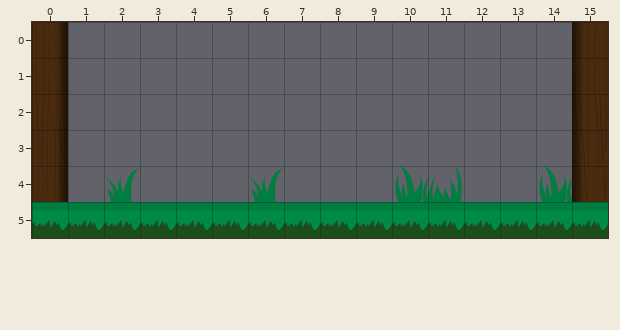
Tiled map, stored at 2.tmx. Above, as it was before the edit.
Cells are 128x128 px. Shown: x 0..15, y 0..5.
The same view after the edit:
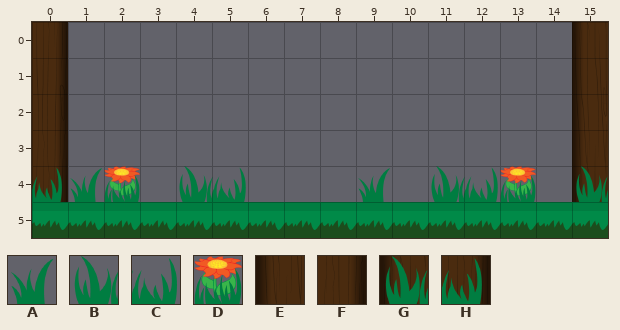
Key: from "default": A 19, B 20, C 21, D 28, E 79, F 80, G 90, H 91.
_ is an empty cell.
The edit:
Layer "Tile Layer 1":
The edit adds tile A in row 4 at x 1 and 9.
Tile C gives way to tile B in row 4 at x 11.
The edit adds tile B in row 4 at x 4.
The edit adds tile C in row 4 at x 5 and 12.
Tile A gives way to tile D in row 4 at x 2.
The edit adds tile D in row 4 at x 13.
Tile E gives way to tile G in row 4 at x 15.
Tile F gives way to tile H in row 4 at x 0.
Tile A is removed in row 4 at x 6.
Tile B is removed in row 4 at x 10 and 14.
